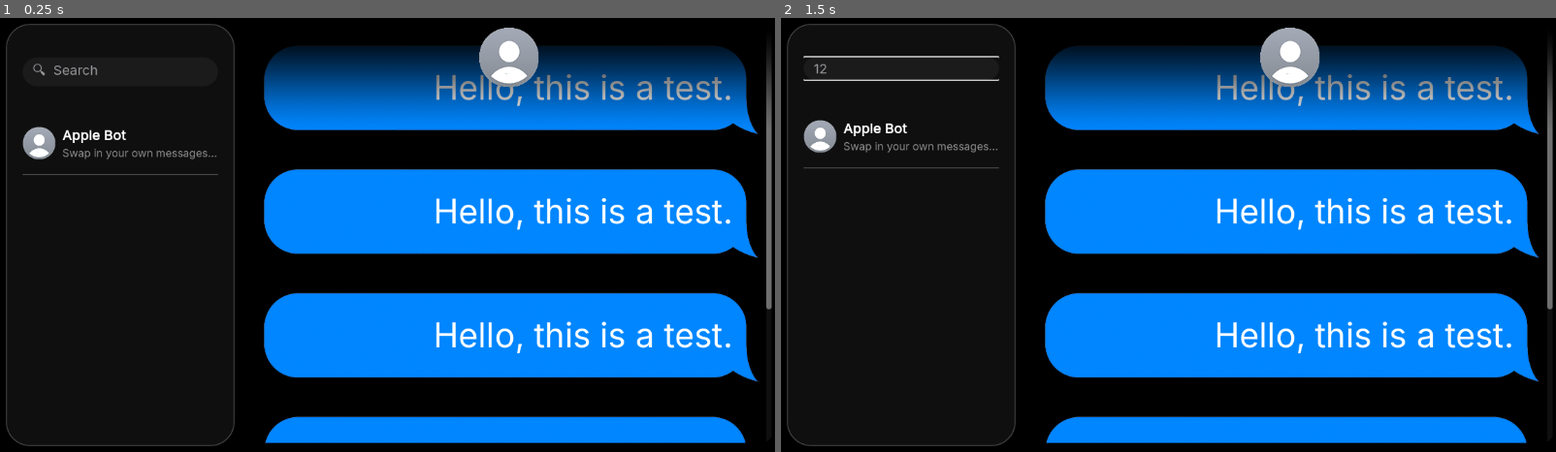
Above: before the commit, frames 1-2 (left to right).
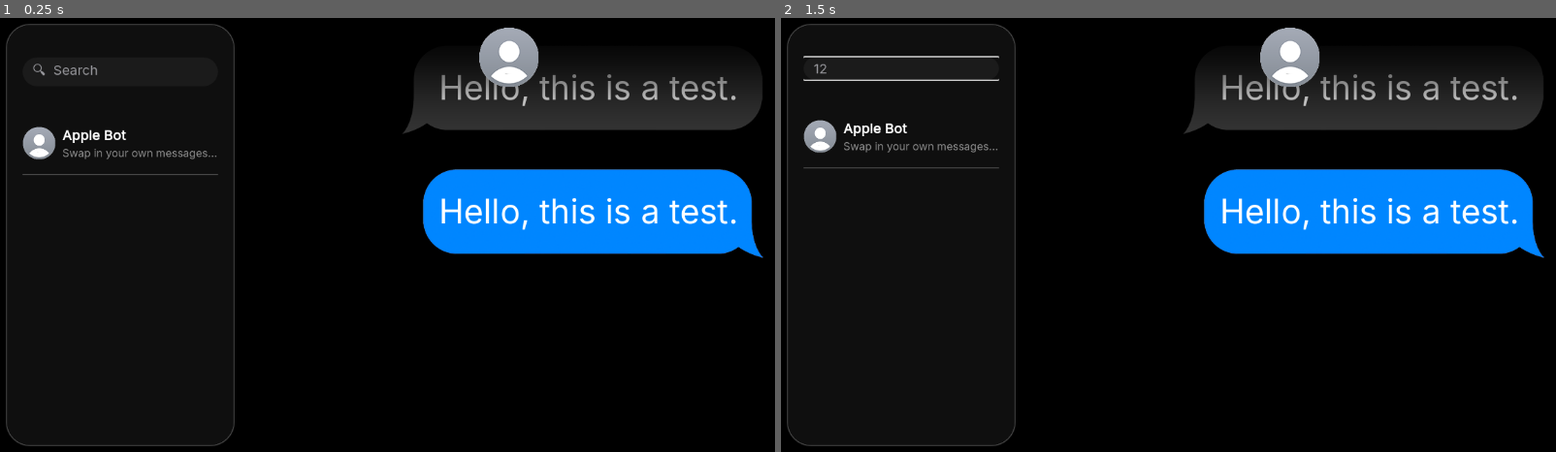
Above: after the commit, the same moments.

Repository: josephsmithberger/copy-paste-interrogate
Game: Godot game, scene res://scenes/main_window.tscn
The game is run twice, just before and just after one commit, with the same random seed, the same clock (stepped at 60 frames per second) and the same inputs.
Inputs (mouse positions are in pixels of both pictures, inside the frame that each line leads up to):
- Up to frame 1 (0.25 s): no input
- Up to frame 2 (1.5 s): click (905, 70) at 0.52 s; type "12" at 0.6 s; tap Enter at 1.25 s

The runs differ from the first frame. In frame 1, 33% of the frame differs, in the area x 34-100%, y 6-98%; in frame 2, 33%.

Commit message:
NPC and USER Bubbles

Diff:
--- a/scenes/main_window.tscn
+++ b/scenes/main_window.tscn
@@ -1,8 +1,9 @@
-[gd_scene load_steps=9 format=3 uid="uid://86c4yi82mspk"]
+[gd_scene load_steps=10 format=3 uid="uid://86c4yi82mspk"]
 
 [ext_resource type="Theme" uid="uid://ylaclft01m8p" path="res://assets/ui/styling.tres" id="1_ax7xg"]
 [ext_resource type="Script" uid="uid://b27qw68lgcnix" path="res://scripts/chatlist_handler.gd" id="2_exmdq"]
-[ext_resource type="PackedScene" uid="uid://0fwgneb3lh3h" path="res://scenes/message_bubble.tscn" id="3_ax7xg"]
+[ext_resource type="PackedScene" uid="uid://0fwgneb3lh3h" path="res://scenes/user_message_bubble.tscn" id="3_ax7xg"]
+[ext_resource type="PackedScene" uid="uid://duae1fyatlplu" path="res://scenes/npc_message_bubble.tscn" id="3_exmdq"]
 [ext_resource type="Texture2D" uid="uid://cnsgc7xm8g6tv" path="res://assets/profile_icons/placeholder.png" id="3_k1aoa"]
 
 [sub_resource type="StyleBoxFlat" id="StyleBoxFlat_pp484"]
@@ -113,32 +114,12 @@
 size_flags_horizontal = 3
 size_flags_vertical = 3
 size_flags_stretch_ratio = 20.0
-alignment = 2
 
-[node name="message_bubble" parent="MarginContainer/HSplitContainer/ChatView/ScrollContainer/VBoxContainer" instance=ExtResource("3_ax7xg")]
+[node name="user_message_bubble" parent="MarginContainer/HSplitContainer/ChatView/ScrollContainer/VBoxContainer" instance=ExtResource("3_exmdq")]
 layout_mode = 2
-size_flags_horizontal = 1
-size_flags_vertical = 1
 
-[node name="message_bubble2" parent="MarginContainer/HSplitContainer/ChatView/ScrollContainer/VBoxContainer" instance=ExtResource("3_ax7xg")]
+[node name="user_message_bubble2" parent="MarginContainer/HSplitContainer/ChatView/ScrollContainer/VBoxContainer" instance=ExtResource("3_ax7xg")]
 layout_mode = 2
-size_flags_horizontal = 1
-size_flags_vertical = 1
-
-[node name="message_bubble3" parent="MarginContainer/HSplitContainer/ChatView/ScrollContainer/VBoxContainer" instance=ExtResource("3_ax7xg")]
-layout_mode = 2
-size_flags_horizontal = 1
-size_flags_vertical = 1
-
-[node name="message_bubble4" parent="MarginContainer/HSplitContainer/ChatView/ScrollContainer/VBoxContainer" instance=ExtResource("3_ax7xg")]
-layout_mode = 2
-size_flags_horizontal = 1
-size_flags_vertical = 1
-
-[node name="message_bubble5" parent="MarginContainer/HSplitContainer/ChatView/ScrollContainer/VBoxContainer" instance=ExtResource("3_ax7xg")]
-layout_mode = 2
-size_flags_horizontal = 1
-size_flags_vertical = 1
 
 [node name="Fade" type="TextureRect" parent="MarginContainer/HSplitContainer/ChatView"]
 layout_mode = 2
--- /dev/null
+++ b/scenes/npc_message_bubble.tscn
@@ -0,0 +1,42 @@
+[gd_scene load_steps=3 format=3 uid="uid://duae1fyatlplu"]
+
+[ext_resource type="Texture2D" uid="uid://chcme5ko1j18" path="res://assets/ui/npc_message_bubble.png" id="1_oif11"]
+[ext_resource type="Theme" uid="uid://ylaclft01m8p" path="res://assets/ui/styling.tres" id="2_i0r60"]
+
+[node name="user_message_bubble" type="MarginContainer"]
+anchors_preset = 4
+anchor_top = 0.5
+anchor_bottom = 0.5
+offset_top = -90.0
+offset_right = 544.0
+offset_bottom = 90.0
+grow_vertical = 2
+size_flags_horizontal = 8
+
+[node name="bubble" type="NinePatchRect" parent="."]
+layout_mode = 2
+texture = ExtResource("1_oif11")
+patch_margin_left = 110
+patch_margin_top = 100
+patch_margin_right = 100
+patch_margin_bottom = 80
+axis_stretch_horizontal = 2
+axis_stretch_vertical = 2
+
+[node name="MarginContainer" type="MarginContainer" parent="."]
+layout_mode = 2
+size_flags_horizontal = 0
+size_flags_vertical = 4
+theme_override_constants/margin_left = 80
+theme_override_constants/margin_top = 50
+theme_override_constants/margin_right = 50
+theme_override_constants/margin_bottom = 50
+
+[node name="message" type="Label" parent="MarginContainer"]
+custom_minimum_size = Vector2(1, 1)
+layout_mode = 2
+size_flags_vertical = 1
+theme = ExtResource("2_i0r60")
+theme_override_font_sizes/font_size = 50
+text = "Hello, this is a test."
+vertical_alignment = 1
--- a/scenes/message_bubble.tscn
+++ b/scenes/user_message_bubble.tscn
@@ -1,13 +1,18 @@
 [gd_scene load_steps=3 format=3 uid="uid://0fwgneb3lh3h"]
 
-[ext_resource type="Texture2D" uid="uid://bayf68ou81f2j" path="res://assets/ui/message_bubble.png" id="1_oevmw"]
+[ext_resource type="Texture2D" uid="uid://bayf68ou81f2j" path="res://assets/ui/user_message_bubble.png" id="1_oevmw"]
 [ext_resource type="Theme" uid="uid://ylaclft01m8p" path="res://assets/ui/styling.tres" id="3_r6wk0"]
 
-[node name="message_bubble" type="MarginContainer"]
-anchors_preset = 15
+[node name="user_message_bubble" type="MarginContainer"]
+anchors_preset = 6
+anchor_left = 1.0
+anchor_top = 0.5
 anchor_right = 1.0
-anchor_bottom = 1.0
-grow_horizontal = 2
+anchor_bottom = 0.5
+offset_left = -544.0
+offset_top = -90.0
+offset_bottom = 90.0
+grow_horizontal = 0
 grow_vertical = 2
 size_flags_horizontal = 8
 
@@ -23,6 +28,8 @@
 
 [node name="MarginContainer" type="MarginContainer" parent="."]
 layout_mode = 2
+size_flags_horizontal = 8
+size_flags_vertical = 4
 theme_override_constants/margin_left = 50
 theme_override_constants/margin_top = 50
 theme_override_constants/margin_right = 50
Binary file added: assets/ui/npc_message_bubble.png
Not shown, added: assets/ui/npc_message_bubble.png.import
Renamed: assets/ui/message_bubble.png -> assets/ui/user_message_bubble.png
Not shown, changed: assets/ui/user_message_bubble.png.import
Not shown, changed: assets/.DS_Store
